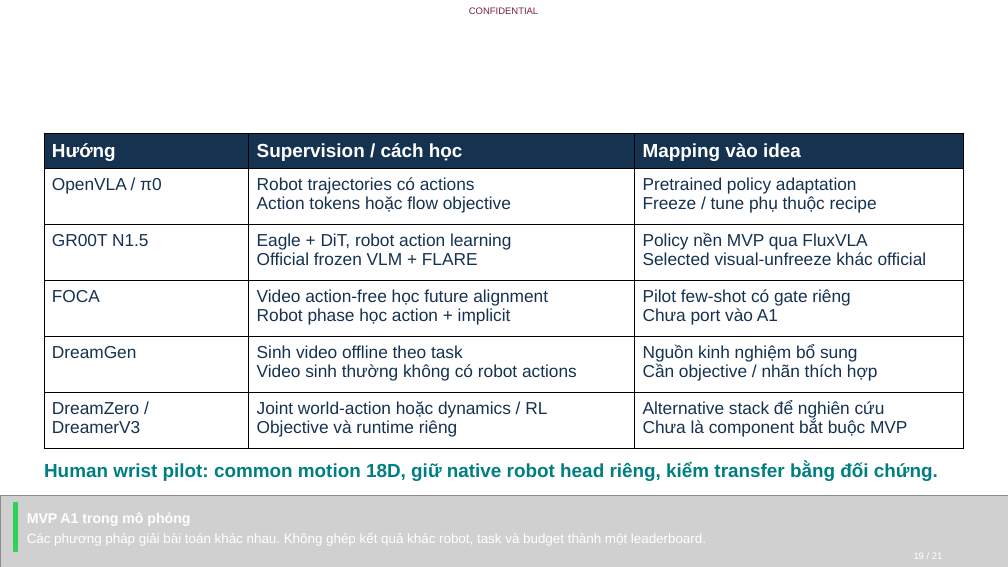
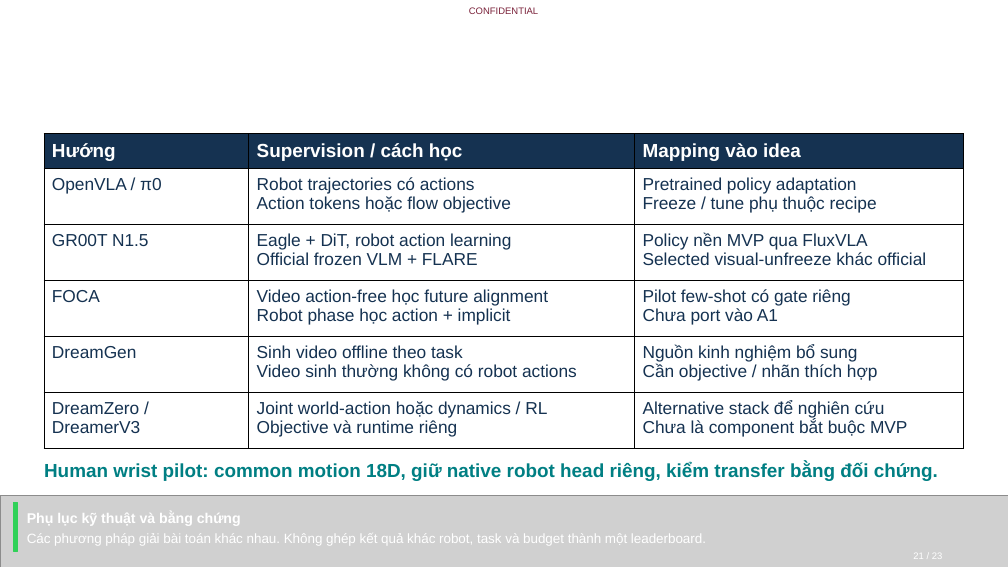
Before and after one commit to hiwe0305/denso-challenge, a slide deck: slide 21 of deliverables/DENSO-Humanoid-Data-Flywheel-2026.pptx (slide 19 before the commit). Drawn at 1008x567 pixels with LibreOffice and Linux fonts; fonts in the diff are those of the drawing; grey boxes stand for pictures; background and template pictures are left out. Boxes give left, top, right and bottom in pixels: in the first picture for what was removed or moved away, otherwise in the second. Text is boxed around its words. In the diff, an @@ line names an element or a change of style, - is before the commit and + after.

```diff
--- a/deliverables/DENSO-Humanoid-Data-Flywheel-2026.pptx
+++ b/deliverables/DENSO-Humanoid-Data-Flywheel-2026.pptx
@@ text at <box>27,513,241,526</box>: text changed @@
-MVP A1 trong mô phỏng
+Phụ lục kỹ thuật và bằng chứng
```
Also in this commit, not shown: 13 other slides changed, 9 slides added, 7 slides removed, 8 other files.
